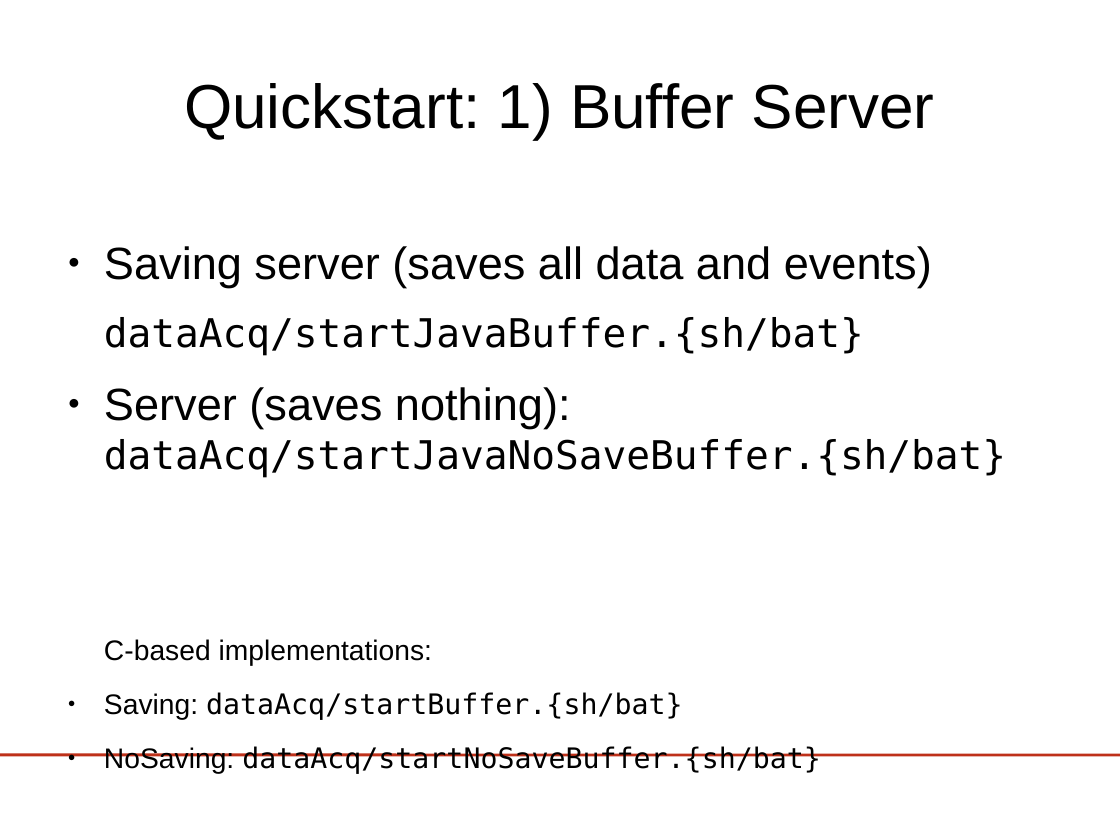
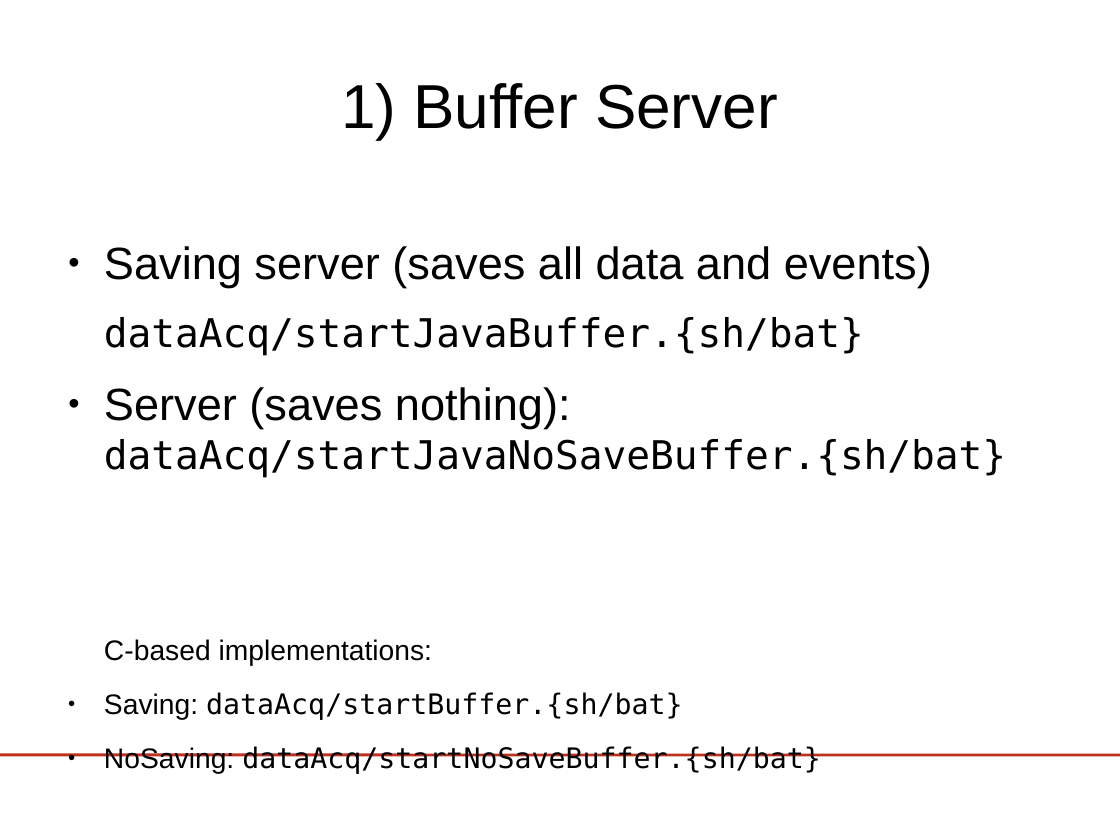
Before and after one commit to jadref/buffer_bci, a slide deck: slide 21 of tutorial/lect3-helloworld/HelloWorld_ERPViewer.odp. Drawn at 1120x840 pixels with LibreOffice and Linux fonts; fonts in the diff are those of the drawing; background and template pictures are left out. Boxes give left, top, right and bottom in pixels: in the first picture for what was removed or moved away, otherwise in the second. Text is boxed around its words. In the diff, an @@ line names an element or a change of style, - is before the commit and + after.

Commit message:
updated to include quickstart info

```diff
--- a/tutorial/lect3-helloworld/HelloWorld_ERPViewer.odp
+++ b/tutorial/lect3-helloworld/HelloWorld_ERPViewer.odp
@@ title at (x1=341, y1=83, x2=778, y2=139): text changed @@
-Quickstart: 1) Buffer Server
+1) Buffer Server
```
Also in this commit, not shown: 5 other slides changed, 1 slide added, 1 slide removed, 1 other file.
